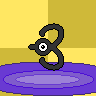
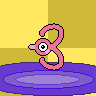
Before/after of a 96×96 layered artwork. What changed in the layer stack:
added group "Shiny" with 2 layers above "Group" over (x1=29, y1=24, x2=63, y2=70)
added layer "Body" in group "Shiny" over (x1=29, y1=24, x2=63, y2=70)
added layer "Mouth" in group "Shiny" over (x1=29, y1=24, x2=63, y2=70)
painted on "Paint Layer 1" over (x1=29, y1=24, x2=63, y2=70)